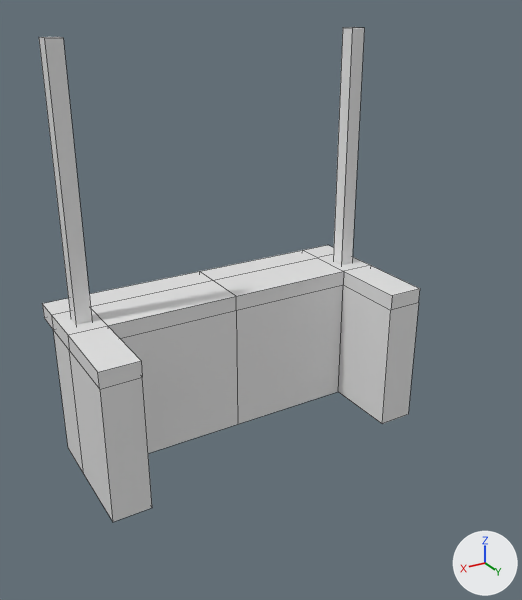
Before and after pictures for a commit that changed the Blender file Modelado/bala.blend.
Both versions are drawn from a 50 mm camera at (1.88, 3.57, 2.53) aimed at (0.08, 0.56, 1.02). The axes (+X, +Y, +Z) are drawn at lower right. The lights are the same throughout. Mesh edges are drawn as thin lines. The same objects are shown in both versions, whatever each file hides.

The first picture shows 'puesto de limonada'.
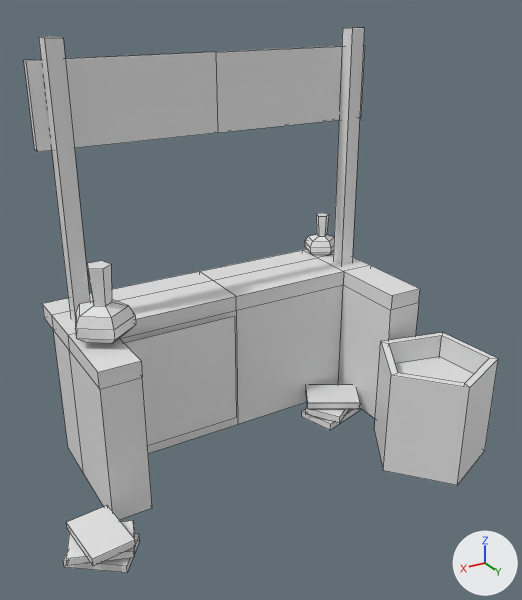
Pixel boxes (x1, y1, x2, y2) of what changed, in the pictures (522 x 600 px):
```json
{"object": "puesto de limonada", "change": "reshaped", "before": [39, 27, 420, 522], "after": [39, 27, 498, 573], "on screen": "20% wider, 10% taller"}
{"object": "puesto limonada color", "change": "added", "after": [24, 45, 473, 383]}
{"part": 1, "of": "me_plane_018", "change": "built on", "after": [63, 261, 498, 573]}
{"part": 2, "of": "me_plane_018", "change": "added", "after": [316, 213, 329, 236]}
```

Scene script edits in JSON lines:
```json
{"block": "me_plane_018", "where": "# used by ob_puesto_de_limonada; location = (0.0, 0.0, 0.0)"}
{"block": "me_plane_018", "where": "# verts and faces of me_plane_018; kept vertices keep their numbers, new ones are numbered from 72"}
{"op": "remove", "block": "me_plane_018", "code": "me_plane_018.from_pydata(...)  # 72 vertices, 55 faces; spans x -1.0..1.0, y -0.33..0.61, z 0.0..2.32"}
{"op": "add", "block": "me_plane_018", "code": "me_plane_018.from_pydata(...)  # 160 vertices, 120 faces; spans x -1.12..1.31, y -0.33..1.31, z -0.02..2.32"}
{"block": "me_plane_018", "change": "me_plane_018 part 1"}
{"block": "me_plane_018", "change": "2 vertices are removed from x 0.94, y -0.3, z 0.09..0.78"}
{"block": "me_plane_018", "change": "1 face is deleted"}
{"block": "me_plane_018", "change": "2 vertices move from x 0.25, y -0.3, z 0.09..0.78 to x 0.73, y 0.2, z 0.09..0.78"}
{"block": "me_plane_018", "change": "51 vertices are added at x -1.12..1.31, y 0.13..1.31, z -0.02..1.28"}
{"block": "me_plane_018", "change": "24 new vertices lie (0.0, 0.0, 0.04) away from vertices in x -0.81..1.31, y 0.13..0.96, z -0.02..0.08"}
{"block": "me_plane_018", "change": "5 new vertices lie (0.0, 0.0, 0.62) away from vertices in x -1.12..-0.48, y 0.65..1.31, z 0.0"}
{"block": "me_plane_018", "change": "60 new faces join them"}
{"block": "me_plane_018", "change": "me_plane_018 part 2"}
{"op": "add", "block": "me_plane_018", "code": "verts[142] = (-0.84, -0.22, 1.14)  # pixel (318, 216)"}
{"op": "add", "block": "me_plane_018", "code": "verts[143] = (-0.85, -0.27, 1.14)  # pixel (316, 213)"}
{"op": "add", "block": "me_plane_018", "code": "verts[144] = (-0.91, -0.27, 1.14)  # pixel (322, 212)"}
{"op": "add", "block": "me_plane_018", "code": "verts[145] = (-0.88, -0.19, 1.14)  # pixel (326, 216)"}
{"op": "add", "block": "me_plane_018", "code": "verts[146] = (-0.92, -0.22, 1.14)  # pixel (328, 214)"}
{"op": "add", "block": "me_plane_018", "code": "verts[157] = (-0.85, -0.22, 1.0)  # pixel (318, 236)"}
{"op": "add", "block": "me_plane_018", "code": "verts[158] = (-0.86, -0.26, 1.0)  # pixel (316, 234)"}
{"op": "add", "block": "me_plane_018", "code": "verts[159] = (-0.9, -0.26, 1.0)"}
{"op": "add", "block": "me_plane_018", "code": "verts[160] = (-0.91, -0.22, 1.0)  # pixel (326, 234)"}
{"op": "add", "block": "me_plane_018", "code": "verts[161] = (-0.88, -0.2, 1.0)  # pixel (324, 236)"}
{"op": "add", "block": "me_plane_018", "code": "faces += [(142, 143, 158, 157), (142, 145, 146, 144, 143), (144, 146, 160, 159), (142, 157, 161, 145), (143, 144, 159, 158), (145, 161, 160, 146)]"}
{"op": "add", "block": "me_plane_001_1", "code": ["me_plane_001_1 = bpy.data.meshes.new('Plane.001')", "me_plane_001_1.from_pydata(...)  # 67 vertices, 54 faces; spans x -1.09..1.01, y -0.34..1.27, z 0.47..2.22", "me_plane_001_1.materials.append(mat_material)  # its picture is missing"]}
{"op": "add", "block": "ob_puesto_limonada_color", "code": ["ob_puesto_limonada_color = bpy.data.objects.new('puesto limonada color', me_plane_001_1)", "ob_puesto_limonada_color.location = (0.0, 0.0, 0.0)"]}
```
